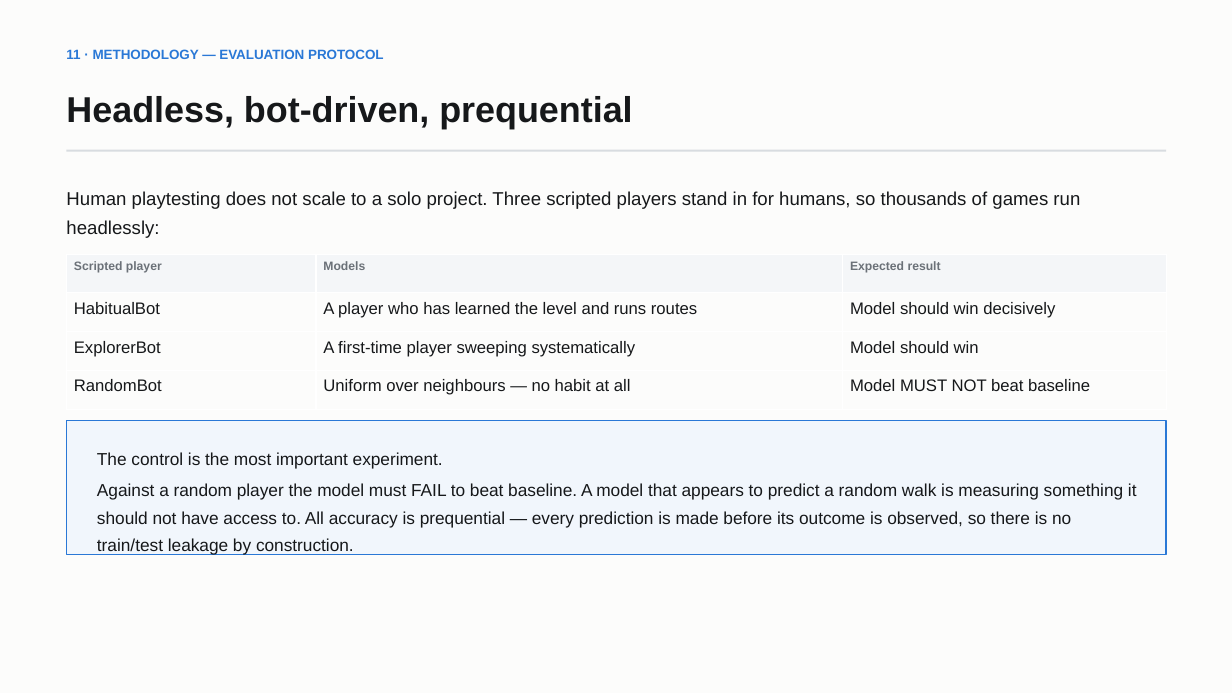
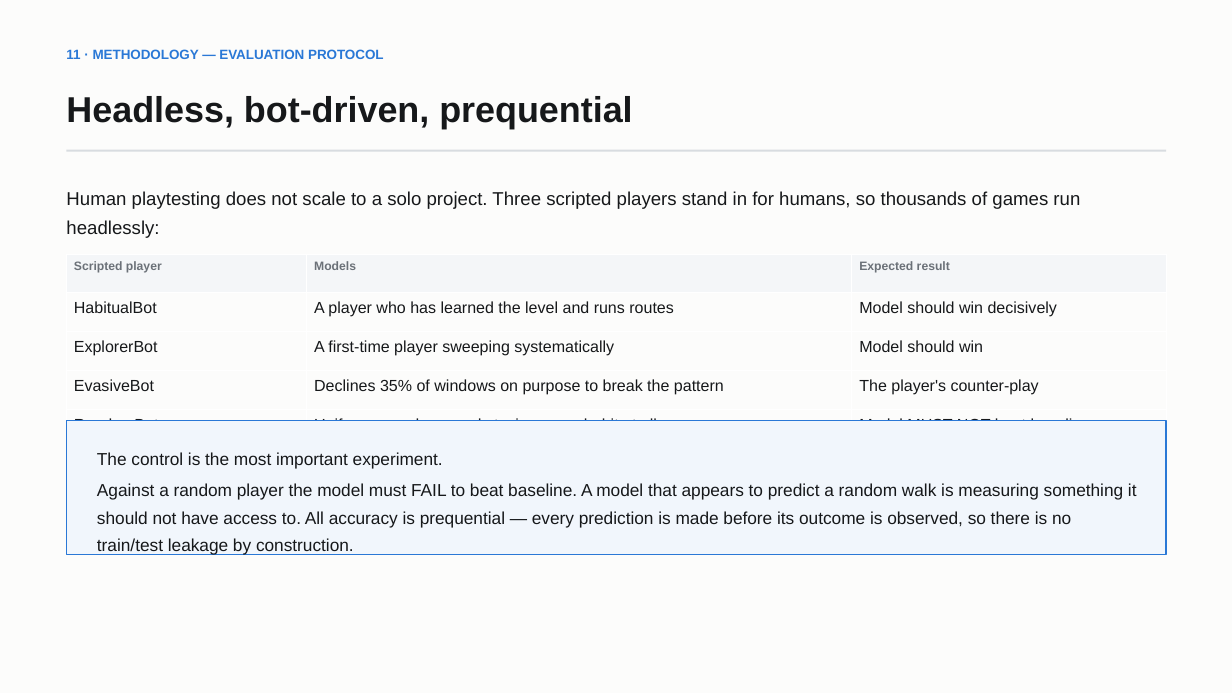
Before and after one commit to Sh1v4mKum4r/parity, a slide deck: slide 13 of docs/PARITY-review-deck.pptx. Drawn at 1232x693 pixels with LibreOffice and Linux fonts; fonts in the diff are those of the drawing. Boxes give left, top, right and bottom in pixels: in the first picture for what was removed or moved away, otherwise in the second. Text is boxed around its words. In the diff, an @@ line names an element or a change of style, - is before the commit and + after.

Commit message:
Correct the action space: staying is a legal choice at every window
The game runs on a facility-wide door clock -- lockdown, window, lockdown -- and at
each window the player may take a door OR decline to move. Every predictor, bot and
experiment assumed the candidate set was N(v); it is N(v) union {v}. Every previously
reported number was measured against a player forbidden from defending.

- Candidate sets corrected throughout; dwell is task-driven (players linger where
  there is something to record), not a uniform coin-flip
- EvasiveBot: a player built to beat the AI by declining 35% of windows
- E1 accuracy falls from 89.6% to 61.1% on the habitual player -- the old figure was
  inflated. Control stays clean at 27/26/27
- E8 (new, negative): evasion costs the model 4.7 points of accuracy but reduces
  capture risk by only 1.7%, because observation is perfect. Motivates door
  motion-sensors and partial observation as the next milestone
- Five-step lookahead now underperforms one-step: rollout error compounds at 61%
  single-step accuracy
- Test suite now asserts staying is actually exercised, and measures the confidence
  gate over the Director's real decision set
- Demo gains Hold position; report and deck record tiles, sensors, register and
  dangerous tasks as designed-not-built

```diff
--- a/docs/PARITY-review-deck.pptx
+++ b/docs/PARITY-review-deck.pptx
@@ table at box(67, 254, 1166, 448) @@
-row 4: RandomBot | Uniform over neighbours — no habit at all | Model MUST NOT beat baseline
+row 4: EvasiveBot | Declines 35% of windows on purpose to break the pattern | The player's counter-play
+row 5: RandomBot | Uniform over doors and staying — no habit at all | Model MUST NOT beat baseline
```
Also in this commit, not shown: 10 other slides changed, 1 slide added, 16 other files.
